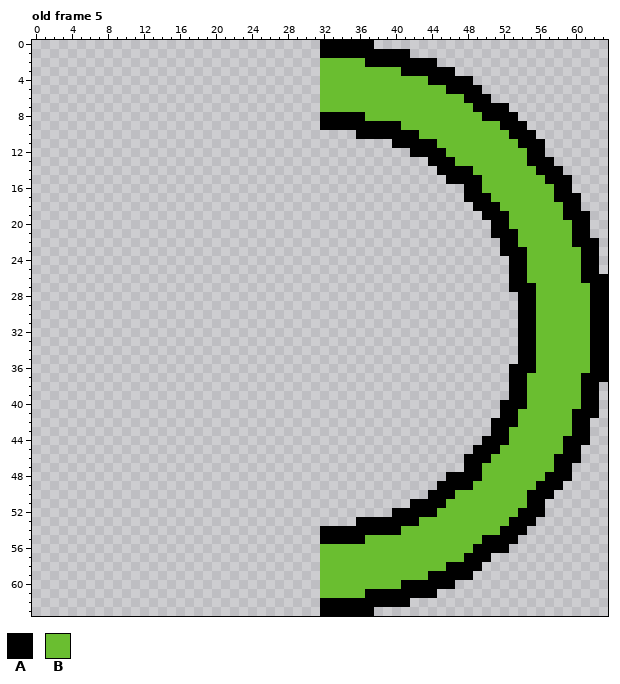
Pixel-art file: PIR_Jeu/Assets/Sprites/Vaisseau/Cooldown/Cooldown.ase. This is how it looked before the edit.
64x64 pixels, 11 frames. Shown: old frame 5. The commit also changed other frames, which this record leaves out.
Palette (. is transparent): A #000000  B #6abe30
Pixels before, old frame 5 (only the part around the change), first column x 24:
 0 ........AAAAAA..........................
 1 ........AAAAAAAAAA......................
 2 ........BBBBBAAAAAAAA...................
 3 ........BBBBBBBBBAAAAAA.................
 4 ........BBBBBBBBBBBBAAAAA...............
 5 ........BBBBBBBBBBBBBBAAAA..............
 6 ........BBBBBBBBBBBBBBBBAAA.............
 7 ........BBBBBBBBBBBBBBBBBAAAA...........
 8 ........AAAAABBBBBBBBBBBBBAAAA..........
 9 ........AAAAAAAAABBBBBBBBBBBAAA.........
10 ............AAAAAAABBBBBBBBBBAAA........
11 ................AAAAABBBBBBBBBAAA.......
12 ..................AAAABBBBBBBBBAA.......
13 ....................AAABBBBBBBBAAA......
14 .....................AAAABBBBBBBAAA.....
15 ......................AAAABBBBBBBAAA....
16 ........................AABBBBBBBBAA....
17 ........................AAABBBBBBBAAA...
18 .........................AAABBBBBBBAA...
19 ..........................AAABBBBBBAAA..
20 ...........................AABBBBBBBAA..
21 ...........................AAABBBBBBAA..
22 ............................AABBBBBBAAA.
23 ............................AAABBBBBBAA.
24 .............................AABBBBBBAA.
25 .............................AABBBBBBAA.
26 .............................AABBBBBBAAA
27 .............................AAABBBBBBAA
28 ..............................AABBBBBBAA
29 ..............................AABBBBBBAA
30 ..............................AABBBBBBAA
31 ..............................AABBBBBBAA
32 ..............................AABBBBBBAA
33 ..............................AABBBBBBAA
34 ..............................AABBBBBBAA
35 ..............................AABBBBBBAA
36 .............................AAABBBBBBAA
37 .............................AABBBBBBAAA
38 .............................AABBBBBBAA.
39 .............................AABBBBBBAA.
40 ............................AAABBBBBBAA.
41 ............................AABBBBBBAAA.
42 ...........................AAABBBBBBAA..
43 ...........................AABBBBBBBAA..
44 ..........................AAABBBBBBAAA..
45 .........................AAABBBBBBBAA...
46 ........................AAABBBBBBBAAA...
47 ........................AABBBBBBBBAA....
48 ......................AAAABBBBBBBAAA....
49 .....................AAAABBBBBBBAAA.....
50 ....................AAABBBBBBBBAAA......
51 ..................AAAABBBBBBBBBAA.......
52 ................AAAAABBBBBBBBBAAA.......
53 ............AAAAAAABBBBBBBBBBAAA........
54 ........AAAAAAAAABBBBBBBBBBBAAA.........
55 ........AAAAABBBBBBBBBBBBBAAAA..........
56 ........BBBBBBBBBBBBBBBBBAAAA...........
57 ........BBBBBBBBBBBBBBBBAAA.............
58 ........BBBBBBBBBBBBBBAAAA..............
59 ........BBBBBBBBBBBBAAAAA...............
60 ........BBBBBBBBBAAAAAA.................
61 ........BBBBBAAAAAAAA...................
62 ........AAAAAAAAAA......................
63 ........AAAAAA..........................
The result:
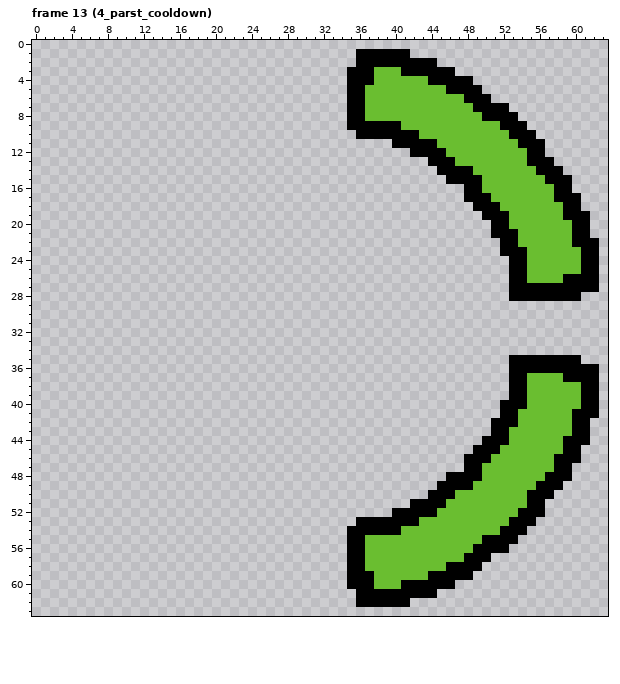
A new or re-ordered frame is compared with the old frame closest to it.
The edit:
{"change": "frames 11 -> 15"}
{"where": "frame 13 (4_parst_cooldown) is new; against old frame 5"}
{"frame":13,"y":0,"x":32,"old":"AAAAAA","new":"......"}
{"frame":13,"y":1,"x":32,"old":"AAAA","new":"...."}
{"frame":13,"y":2,"x":32,"old":"BBBBB","new":"....A"}
{"frame":13,"y":3,"x":32,"old":"BBBBBB","new":"...AAA"}
{"frame":13,"y":4,"x":32,"old":"BBBBBB","new":"...AAA"}
{"frame":13,"y":5,"x":32,"old":"BBBBB","new":"...AA"}
{"frame":13,"y":6,"x":32,"old":"BBBBB","new":"...AA"}
{"frame":13,"y":7,"x":32,"old":"BBBBB","new":"...AA"}
{"frame":13,"y":8,"x":32,"old":"AAA","new":"..."}
{"frame":13,"y":9,"x":32,"old":"AAA","new":"..."}
{"frame":13,"y":26,"x":59,"old":"BB","new":"AA"}
{"frame":13,"y":26,"x":63,"old":"A","new":"."}
{"frame":13,"y":27,"x":56,"old":"BBBBBB","new":"AAAAAA"}
{"frame":13,"y":27,"x":63,"old":"A","new":"."}
{"frame":13,"y":28,"x":53,"old":".","new":"A"}
{"frame":13,"y":28,"x":56,"old":"BBBBBBAA","new":"AAAAA..."}
{"frame":13,"y":29,"x":54,"old":"AABBBBBBAA","new":".........."}
{"frame":13,"y":30,"x":54,"old":"AABBBBBBAA","new":".........."}
{"frame":13,"y":31,"x":54,"old":"AABBBBBBAA","new":".........."}
{"frame":13,"y":32,"x":54,"old":"AABBBBBBAA","new":".........."}
{"frame":13,"y":33,"x":54,"old":"AABBBBBBAA","new":".........."}
{"frame":13,"y":34,"x":54,"old":"AABBBBBBAA","new":".........."}
{"frame":13,"y":35,"x":53,"old":".","new":"A"}
{"frame":13,"y":35,"x":56,"old":"BBBBBBAA","new":"AAAAA..."}
{"frame":13,"y":36,"x":56,"old":"BBBBBB","new":"AAAAAA"}
{"frame":13,"y":36,"x":63,"old":"A","new":"."}
{"frame":13,"y":37,"x":59,"old":"BB","new":"AA"}
{"frame":13,"y":37,"x":63,"old":"A","new":"."}
{"frame":13,"y":54,"x":32,"old":"AAA","new":"..."}
{"frame":13,"y":55,"x":32,"old":"AAA","new":"..."}
{"frame":13,"y":56,"x":32,"old":"BBBBB","new":"...AA"}
{"frame":13,"y":57,"x":32,"old":"BBBBB","new":"...AA"}
{"frame":13,"y":58,"x":32,"old":"BBBBB","new":"...AA"}
{"frame":13,"y":59,"x":32,"old":"BBBBBB","new":"...AAA"}
{"frame":13,"y":60,"x":32,"old":"BBBBBB","new":"...AAA"}
{"frame":13,"y":61,"x":32,"old":"BBBBB","new":"....A"}
{"frame":13,"y":62,"x":32,"old":"AAAA","new":"...."}
{"frame":13,"y":63,"x":32,"old":"AAAAAA","new":"......"}
{"label":"changed","picture_box":[320,40,374,130]}
{"label":"changed","picture_box":[509,274,608,382]}
{"label":"changed","picture_box":[320,526,374,616]}
